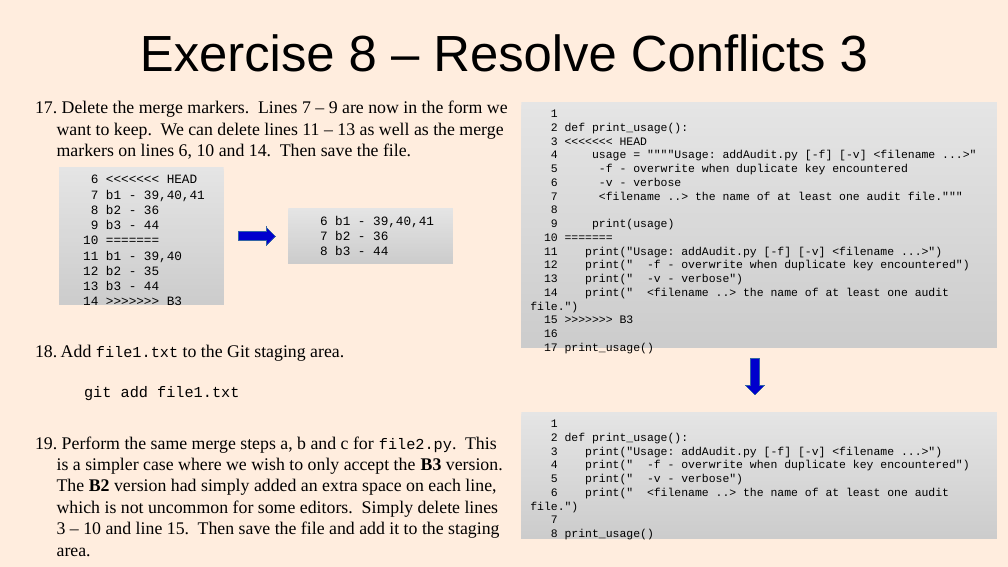
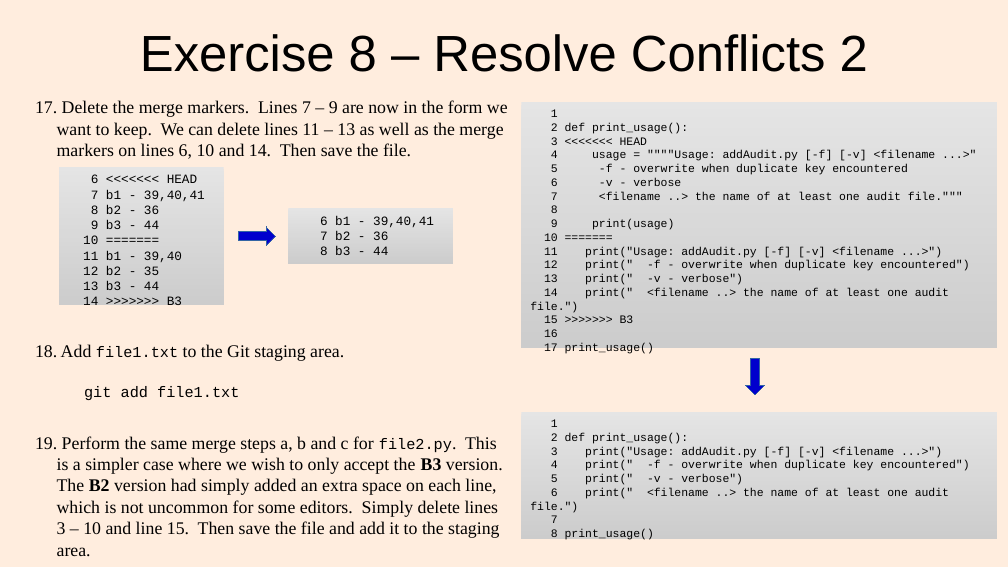
Before and after one commit to lacounty-isab/workshops, a slide deck: slide 18 of git/GitWorkshop2.odp (slide 8 before the commit). Drawn at 1008x567 pixels with LibreOffice and Linux fonts; fonts in the diff are those of the drawing. Boxes give left, top, right and bottom in pixels: in the first picture for what was removed or moved away, otherwise in the second. Text is boxed around its words. In the diff, an @@ line names an element or a change of style, - is before the commit and + after.

```diff
--- a/git/GitWorkshop2.odp
+++ b/git/GitWorkshop2.odp
@@ title at <box>140,34,868,72</box>: text changed @@
-Exercise 8 – Resolve Conflicts 3
+Exercise 8 – Resolve Conflicts 2
```
Also in this commit, not shown: 2 other slides changed, 10 slides added, 22 other files.
